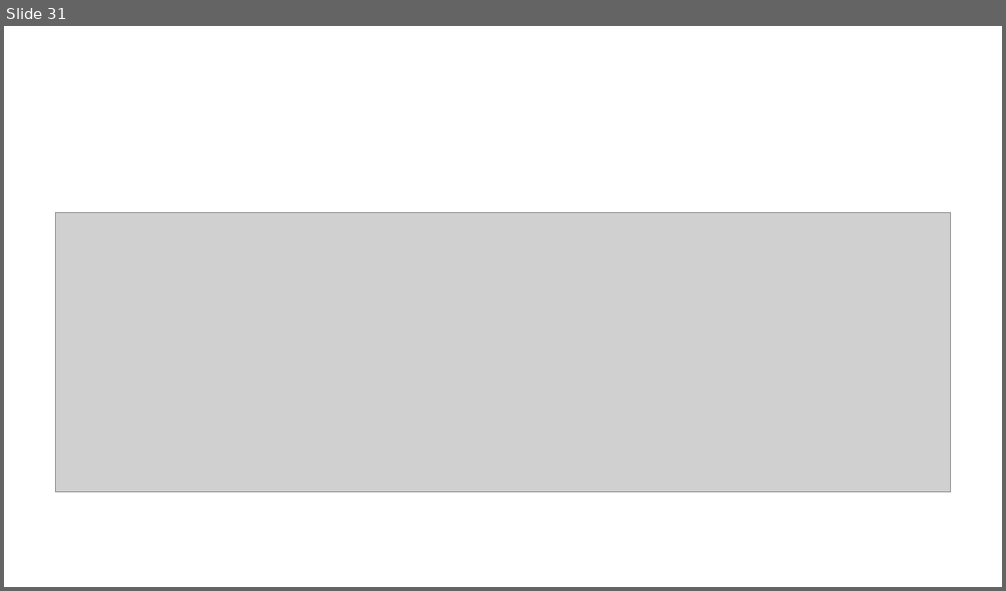
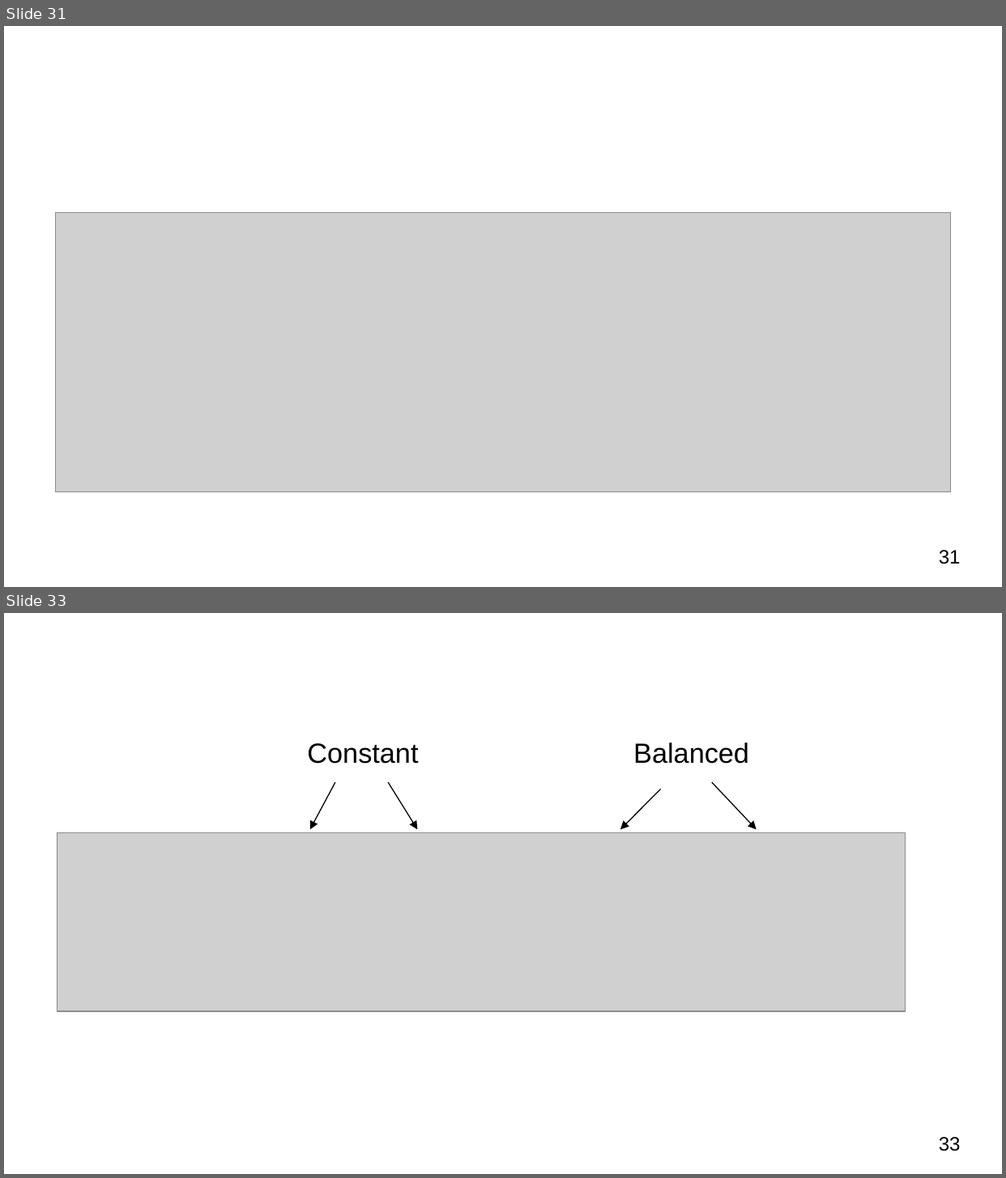
Before and after one commit to MightyGoldenOctopus/QCOMP, a slide deck: Slides/pptx/kickoff - TP.pptx. Shown one above the other, each under a label of ours: slide 31 before the commit, slides 31 and 33 after it; the slides between them are not shown. The pictures are 1006x591 and 1006x1178 pixels, drawn with LibreOffice and Linux fonts; fonts in the diff are those of the drawing; grey boxes stand for pictures. Boxes give left, top, right and bottom in pixels: in the first picture for what was removed or moved away, otherwise in the second. Text is boxed around its words. In the diff, an @@ line names an element or a change of style, - is before the commit and + after.

```diff
--- a/Slides/pptx/kickoff - TP.pptx
+++ b/Slides/pptx/kickoff - TP.pptx
@@ slide 33 added at (4, 613, 1002, 1174), background #FFFFFF @@
@@ text added at (307, 743, 418, 764), 20 pt, text #000000 @@
+Constant
@@ text added at (633, 743, 749, 764), 20 pt, text #000000 @@
+Balanced
@@ arrow added from (335, 782) to (310, 829), #000000 0.75 pt @@
@@ arrow added from (388, 782) to (417, 829), #000000 0.75 pt @@
@@ arrow added from (711, 782) to (756, 829), #000000 0.75 pt @@
@@ arrow added from (661, 790) to (620, 829), #000000 0.75 pt @@
@@ picture added at (57, 833, 905, 1012) @@
@@ page number added at (939, 1137, 961, 1152), 14 pt, text #000000 @@
+33
@@ slide 31 changed as well @@
@@ page number added at (939, 550, 961, 565), 14 pt, text #000000 @@
+31
```
Also in this commit, not shown: 11 other slides changed, 24 other slides added, 24 slides removed.
